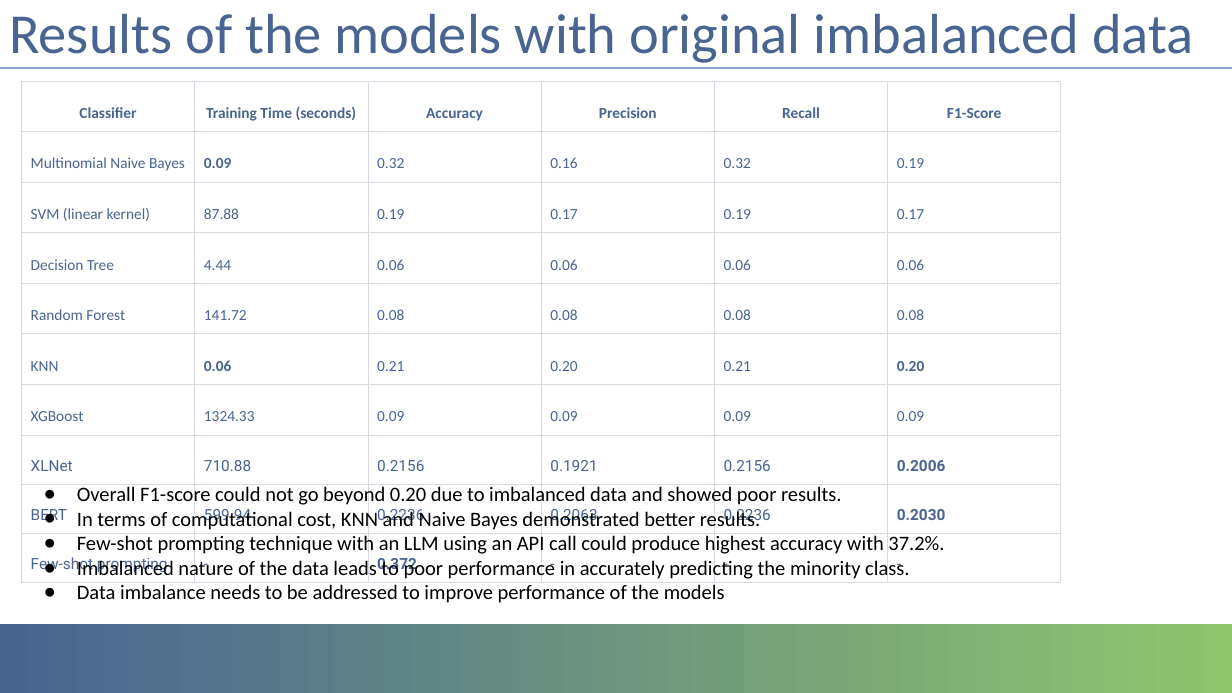
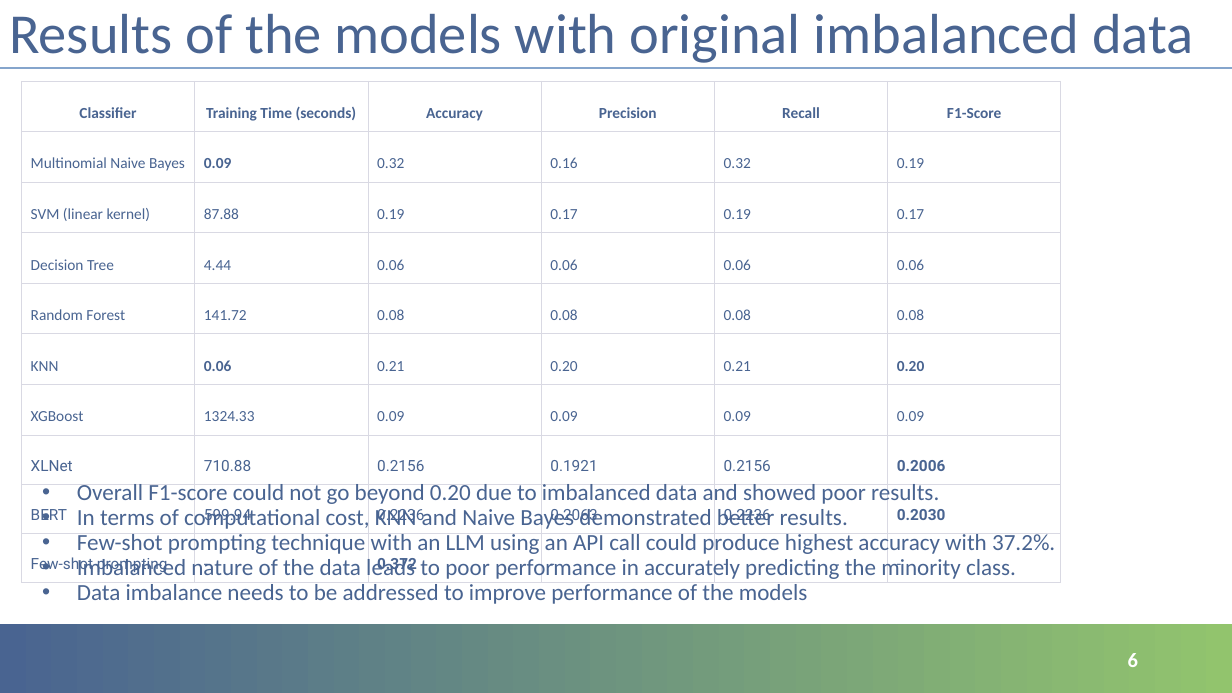
Before and after one commit to LakshmikarPolamreddy/Clinical_domain_classification_final_project_NLP, a slide deck: slide 6 of Leveraging NLP techniques in healthcare domain for clinical domain classification.pptx. Drawn at 1232x693 pixels with LibreOffice and Linux fonts; fonts in the diff are those of the drawing; background and template pictures are left out. Boxes give left, top, right and bottom in pixels: in the first picture for what was removed or moved away, otherwise in the second. Text is boxed around its words. In the diff, an @@ line names an element or a change of style, - is before the commit and + after.

```diff
--- a/Leveraging NLP techniques in healthcare domain for clinical domain classification.pptx
+++ b/Leveraging NLP techniques in healthcare domain for clinical domain classification.pptx
@@ text "Overall F1-score could not go ..." at box(77, 484, 1055, 604): size 16 to 18 pt, text colour #000000 to #496491; bullet ● to •; line spacing 1 to 0.9; more space between paragraphs; bullet colour #000000 to #496491 @@
@@ page number added at box(1128, 653, 1138, 667), 16 pt, text #FFFFFF, bold @@
+6
```
Also in this commit, not shown: 8 other slides changed, 2 slides added.
